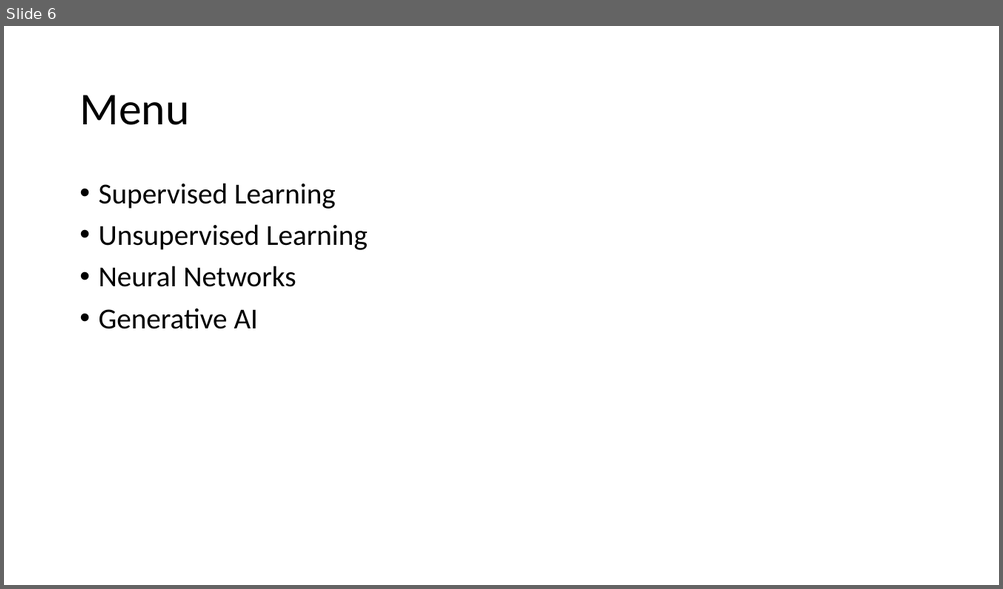
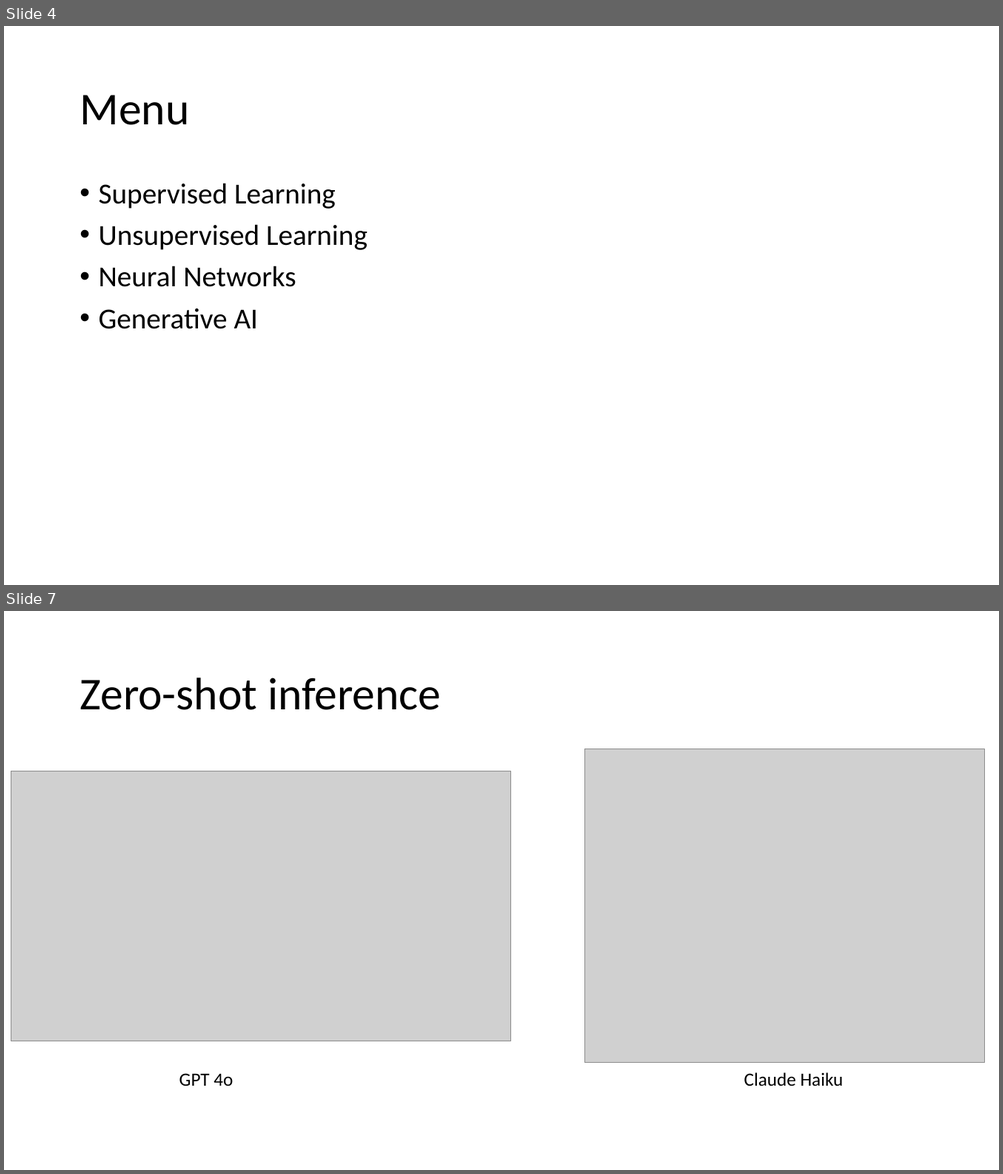
Before and after one commit to YaolinGe/AI, a slide deck: presentation/Intro2AI.pptx. Shown one above the other, each under a label of ours: slide 6 before the commit, slides 4 and 7 after it; the slides between them are not shown. The pictures are 1003x589 and 1003x1174 pixels, drawn with LibreOffice and Linux fonts; fonts in the diff are those of the drawing; grey boxes stand for pictures. Boxes give left, top, right and bottom in pixels: in the first picture for what was removed or moved away, otherwise in the second. Text is boxed around its words. In the diff, an @@ line names an element or a change of style, - is before the commit and + after.

```diff
--- a/presentation/Intro2AI.pptx
+++ b/presentation/Intro2AI.pptx
@@ slide 7 added at <box>4,611,999,1170</box>, background #FFFFFF @@
@@ title added at <box>79,678,441,710</box>, 44 pt, text #000000 @@
+Zero-shot inference
@@ picture added at <box>585,749,984,1063</box> @@
@@ picture added at <box>11,772,511,1042</box> @@
@@ text added at <box>179,1073,233,1086</box>, 18 pt, text #000000 @@
+GPT 4o
@@ text added at <box>744,1073,843,1087</box>, 18 pt, text #000000 @@
+Claude Haiku
@@ what was slide 6 is now slide 4 @@
```
Also in this commit, not shown: 3 other slides added, 4 slides removed, 25 other files.
